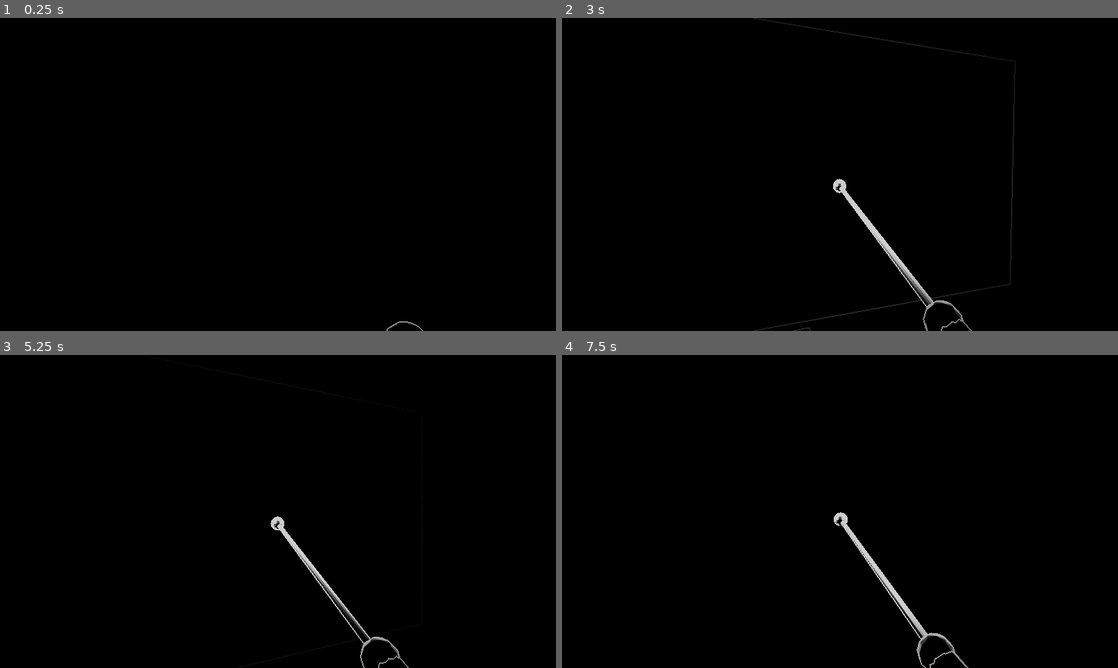
Above: before the commit, frames 1-4 (two rows, left to right).
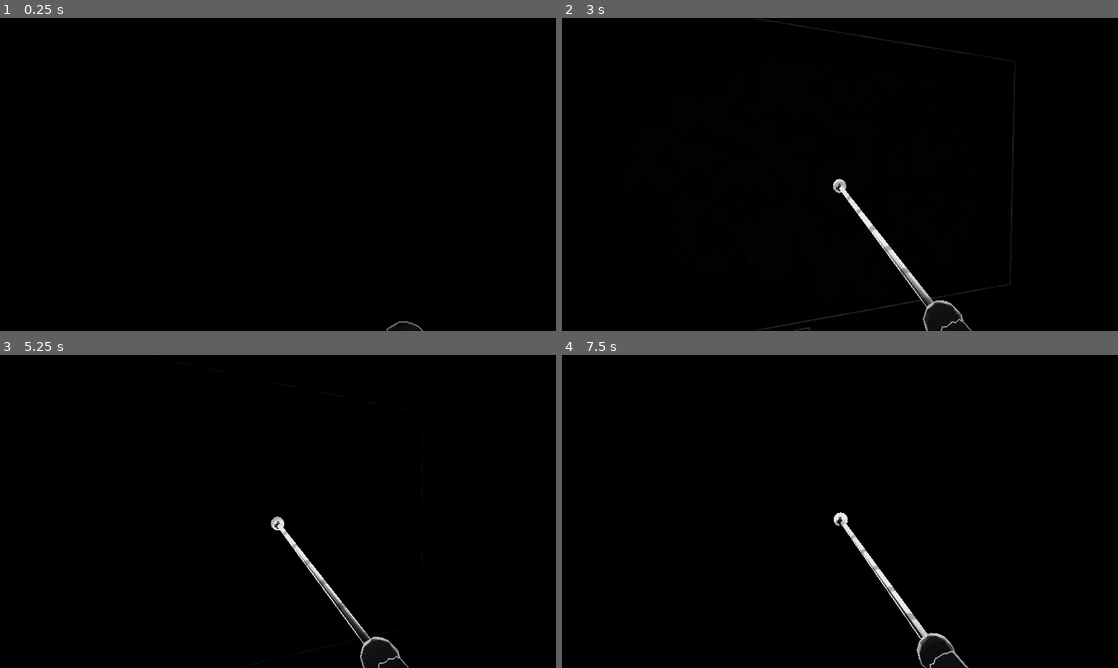
Above: after the commit, the same moments.

Repository: cleveralbatraoz/unseeing
Game: Godot game, scene res://scenes/main.tscn
Two runs of this game, one before a commit and one after it. Both use one fixed random seed, a clock stepped at 60 frames per second and the inputs below.
Inputs (mouse positions are in pixels of both pictures, inside the frame that each line leads up to):
- Up to frame 1 (0.25 s): no input
- Up to frame 2 (3 s): tap Enter at 0.5 s; move the mouse to (867, 174) at 0.52 s; hold W (move_forward) from 0.53 s (still down); click (867, 174) at 0.67 s; move the mouse to (812, 174) at 1.27 s; move the mouse to (851, 168) at 2.02 s; move the mouse to (834, 180) at 2.77 s; click (834, 180) at 2.92 s
- Up to frame 3 (5.25 s): keep holding W (move_forward); move the mouse to (316, 514) at 3.52 s; tap Space at 4.25 s; move the mouse to (233, 508) at 4.27 s; tap Enter at 5 s; move the mouse to (283, 511) at 5.02 s; click (283, 511) at 5.17 s
- Up to frame 4 (7.5 s): move the mouse to (817, 505) at 5.77 s; release W (move_forward) at 5.78 s; hold D (move_right) 5.78-6.53 s; move the mouse to (867, 511) at 6.52 s; hold W (move_forward) from 6.53 s (still down); move the mouse to (812, 511) at 7.27 s; click (812, 511) at 7.42 s

The runs differ from the first frame. In frame 1, less than 0.1% of the frame differs, in the area x 69-75%, y 96-100%; in frame 2, 0.4%; in frame 3, 0.5%; in frame 4, 0.5%, in the area x 49-71%, y 50-100%.

Commit message:
Materials: surfaces answer echoes with their character
New Materials module — a concept cleanly separated from map, hero, and
render wiring. Five kinds (rock, wood, wool, cloth, glass) defined once:
scripts/materials.gd owns instances (cached shared per kind, private on
demand, a registry main drives blindly), shaders/materials.gdshaderinc
owns the visual signatures. When an echo sweeps a surface, its reveal
now carries a minimal cartoon signature — coarse speckle for rock, thin
grain lines for wood, soft fuzz for wool, fine weave for cloth, a clean
face with rare streaks for glass — as procedural monochrome modulation
plus a faint fill in the hearing pass; no texture assets anywhere.
Walls, floor and ceiling are rock; the table and chair are wood; the
hero's cane is wood and their body cloth. Material kind is level data in
map_builder; acoustic per-kind properties are the module's designated
extension point for the audio stage.

Diff:
--- a/game/scripts/main.gd
+++ b/game/scripts/main.gd
@@ -13,14 +13,13 @@
 ## (clock, flicker) that both shader passes consume. Systems never reach
 ## into each other — they meet here.
 
-const DATA_SHADER := preload("res://shaders/data_pass.gdshader")
 const POST_SHADER := preload("res://shaders/hearing_post.gdshader")
 
 var pulses: Pulses
-var data_mat := ShaderMaterial.new()
-var cane_mat := ShaderMaterial.new()   # standing reveal: the hero knows their grip
-var body_mat := ShaderMaterial.new()   # legs/torso: revealed only by waves
+var cane_mat: ShaderMaterial   # wood, with a standing reveal: the hero knows their grip
+var body_mat: ShaderMaterial   # cloth, revealed only by waves
 var post_mat := ShaderMaterial.new()
+var _wave_mats: Array = []     # every material that renders waves
 var player: UnseeingPlayer
 var hero: HeroBody
 
@@ -44,13 +43,13 @@
 	# deterministic flicker for offline frame-comparison runs
 	if not OS.get_environment("UNSEEING_DEMO").is_empty():
 		seed(0x5EED)
-	data_mat.shader = DATA_SHADER
 	post_mat.shader = POST_SHADER
-	for m: ShaderMaterial in [cane_mat, body_mat]:
-		m.shader = DATA_SHADER
+	Materials.reset()
+	cane_mat = Materials.unique(Materials.Kind.WOOD)
 	cane_mat.set_shader_parameter("u_base", 0.85)
+	body_mat = Materials.unique(Materials.Kind.CLOTH)
 	pulses = Pulses.new()
-	MapBuilder.build_world(self, data_mat)
+	MapBuilder.build_world(self)
 	player = UnseeingPlayer.new()
 	player.pulses = pulses
 	add_child(player)
@@ -62,6 +61,8 @@
 	hero.body_mat = body_mat
 	add_child(hero)
 	_setup_post_quad(player.camera)
+	_wave_mats.append_array(Materials.registry())
+	_wave_mats.append(post_mat)
 
 func _process(dt: float) -> void:
 	now += dt
@@ -74,12 +75,12 @@
 		_next_drop = 8.0 + randf() * 10.0
 	if now < _drop_until:
 		_flick *= 0.55
-	for m: ShaderMaterial in [data_mat, cane_mat, body_mat, post_mat]:
+	for m: ShaderMaterial in _wave_mats:
 		m.set_shader_parameter("u_time", now)
 		m.set_shader_parameter("u_flick", _flick)
 	post_mat.set_shader_parameter("u_breath", 1.0 + sin(now * 0.5) * 0.045)
 	post_mat.set_shader_parameter("u_grain_t", fmod(now, 1.0) * 61.7)
-	pulses.apply(now, [data_mat, cane_mat, body_mat, post_mat])
+	pulses.apply(now, _wave_mats)
 	hero.update(now, dt)
 	_demo_tap()
 
--- a/game/scripts/map_builder.gd
+++ b/game/scripts/map_builder.gd
@@ -22,11 +22,11 @@
 	[0.6, 13.0, 4.0, 13.0],
 ]
 
-static func build_world(parent: Node3D, mat: Material) -> void:
+static func build_world(parent: Node3D) -> void:
 	# floor and ceiling as thin slabs; only their inward faces are ever seen
-	_add_box(parent, mat, Vector3(10, -0.05, 10), Vector3(20, 0.1, 20))
-	_add_box(parent, mat, Vector3(10, WALL_H + 0.05, 10), Vector3(20, 0.1, 20))
-	_build_furniture(parent, mat)
+	_add_box(parent, Materials.Kind.ROCK, Vector3(10, -0.05, 10), Vector3(20, 0.1, 20))
+	_add_box(parent, Materials.Kind.ROCK, Vector3(10, WALL_H + 0.05, 10), Vector3(20, 0.1, 20))
+	_build_furniture(parent)
 	for s: Array in SEGS:
 		var horizontal: bool = absf(s[3] - s[1]) < 0.001
 		# the box math trusts axis alignment; a diagonal segment would silently
@@ -40,29 +40,31 @@
 			size = Vector3(absf(s[2] - s[0]) + WALL_T * 2.0, WALL_H, WALL_T * 2.0)
 		else:
 			size = Vector3(WALL_T * 2.0, WALL_H, absf(s[3] - s[1]) + WALL_T * 2.0)
-		_add_box(parent, mat, Vector3(cx, WALL_H * 0.5, cz), size)
+		_add_box(parent, Materials.Kind.ROCK, Vector3(cx, WALL_H * 0.5, cz), size)
 
 ## Furniture near the spawn: waist-height obstacles the border walls can't
 ## teach you about. Waves outline their edges, their bodies carve bites out
 ## of passing wave shells, and the cane's 3D tap ray can strike them directly.
-static func _build_furniture(parent: Node3D, mat: Material) -> void:
+static func _build_furniture(parent: Node3D) -> void:
 	# table ahead-right of spawn: four legs and a top
 	var t := Vector3(4.6, 0, 4.9)
-	_add_box(parent, mat, t + Vector3(0, 0.72, 0), Vector3(0.9, 0.05, 0.6))
+	_add_box(parent, Materials.Kind.WOOD, t + Vector3(0, 0.72, 0), Vector3(0.9, 0.05, 0.6))
 	for lx: float in [-0.4, 0.4]:
 		for lz: float in [-0.24, 0.24]:
-			_add_box(parent, mat, t + Vector3(lx, 0.35, lz), Vector3(0.05, 0.7, 0.05))
+			_add_box(parent, Materials.Kind.WOOD, t + Vector3(lx, 0.35, lz), Vector3(0.05, 0.7, 0.05))
 	# chair beside it, backrest toward the player spawn
 	var c := Vector3(3.9, 0, 5.55)
-	_add_box(parent, mat, c + Vector3(0, 0.45, 0), Vector3(0.4, 0.05, 0.4))
+	_add_box(parent, Materials.Kind.WOOD, c + Vector3(0, 0.45, 0), Vector3(0.4, 0.05, 0.4))
 	for lx: float in [-0.17, 0.17]:
 		for lz: float in [-0.17, 0.17]:
-			_add_box(parent, mat, c + Vector3(lx, 0.22, lz), Vector3(0.04, 0.45, 0.04))
-	_add_box(parent, mat, c + Vector3(-0.18, 0.72, 0), Vector3(0.05, 0.5, 0.4))
+			_add_box(parent, Materials.Kind.WOOD, c + Vector3(lx, 0.22, lz), Vector3(0.04, 0.45, 0.04))
+	_add_box(parent, Materials.Kind.WOOD, c + Vector3(-0.18, 0.72, 0), Vector3(0.05, 0.5, 0.4))
 
 ## One box = a mesh for the data pass + a static collider for the cane rays
-## and player movement.
-static func _add_box(parent: Node3D, mat: Material, center: Vector3, size: Vector3) -> void:
+## and player movement. The material KIND is level data; the instance comes
+## from the Materials module.
+static func _add_box(parent: Node3D, kind: Materials.Kind, center: Vector3, size: Vector3) -> void:
+	var mat := Materials.shared(kind)
 	var body := StaticBody3D.new()
 	body.position = center
 	var mesh := MeshInstance3D.new()
--- /dev/null
+++ b/game/scripts/materials.gd
@@ -0,0 +1,53 @@
+class_name Materials
+extends RefCounted
+## The material concept — a self-contained module, deliberately separated
+## from the map, the hero, and the render wiring.
+##
+## A material is what a surface IS to sound: when an echo sweeps it, the
+## reveal carries a minimal cartoon signature of the surface character —
+## roughness, grain, weave — as a procedural monochrome pattern (defined
+## shader-side in materials.gdshaderinc; this file is the only place that
+## knows which numeric id each kind maps to).
+##
+## Consumers ask for materials by KIND and never touch shader internals:
+##   Materials.shared(Materials.Kind.ROCK)  — cached instance, one per kind,
+##                                            for world geometry
+##   Materials.unique(Materials.Kind.WOOD)  — private instance, for anything
+##                                            needing its own uniforms (the
+##                                            hero's cane carries u_base)
+## Every created material self-registers; main pushes the per-frame wave
+## uniforms to Materials.registry() without knowing what exists.
+##
+## Extension point: per-kind acoustic properties (echo gain, tap sound)
+## belong here when the audio stage lands.
+
+enum Kind { ROCK, WOOD, WOOL, CLOTH, GLASS }
+
+const _DATA_SHADER := preload("res://shaders/data_pass.gdshader")
+
+static var _shared: Dictionary = {}
+static var _registry: Array[ShaderMaterial] = []
+
+## Call once at game start: static state survives scene reloads otherwise.
+static func reset() -> void:
+	_shared.clear()
+	_registry.clear()
+
+static func shared(kind: Kind) -> ShaderMaterial:
+	if not _shared.has(kind):
+		_shared[kind] = _create(kind)
+	return _shared[kind]
+
+static func unique(kind: Kind) -> ShaderMaterial:
+	return _create(kind)
+
+## All live materials, for per-frame uniform application (wave pool, clock).
+static func registry() -> Array[ShaderMaterial]:
+	return _registry
+
+static func _create(kind: Kind) -> ShaderMaterial:
+	var mat := ShaderMaterial.new()
+	mat.shader = _DATA_SHADER
+	mat.set_shader_parameter("u_material", int(kind))
+	_registry.append(mat)
+	return mat
--- a/game/shaders/data_pass.gdshader
+++ b/game/shaders/data_pass.gdshader
@@ -10,8 +10,10 @@
 // WebGL2/Compatibility, and the web build is a first-class target.
 
 #include "res://shaders/pulse_pool.gdshaderinc"
+#include "res://shaders/materials.gdshaderinc"
 
-uniform float u_base = 0.0;   // standing reveal; >0 only for the hero's cane
+uniform float u_base = 0.0;     // standing reveal; >0 only for the hero's cane
+uniform int u_material = 0;     // Materials.Kind — chooses the reveal signature
 
 varying vec3 v_world;
 varying vec3 v_nworld;
@@ -46,6 +48,8 @@
 		reveal = max(reveal, min(flare, 1.0) * atten * cone * gain * peak);
 	}
 	reveal = max(reveal, u_base);
+	// the material speaks: roughness/grain/weave modulates what the echo shows
+	reveal *= material_pattern(v_world, u_material);
 	float vd = length(v_world - CAMERA_POSITION_WORLD);
 	reveal *= (0.9 + 0.1 * u_flick) * exp(-vd * 0.05);
 	// normal id: distinct levels for the six axis directions, continuous for
--- a/game/shaders/hearing_post.gdshader
+++ b/game/shaders/hearing_post.gdshader
@@ -60,6 +60,9 @@
 	float edge = max(smoothstep(0.012, 0.03, lap), smoothstep(0.04, 0.08, nrm));
 	float reveal = max(c_c.r, max(max(c_l.r, c_r.r), max(c_u.r, c_d.r)));
 	vec3 col = vec3(edge * reveal);
+	// the material's cartoon signature: a faint fill inside the swept area —
+	// the pattern itself is baked into R by the data pass
+	col += vec3(0.14 * c_c.r);
 
 	// the waves themselves: rings in the air, cut where the world stands
 	vec3 ndc_far = vec3(uv * 2.0 - 1.0, 1.0);
--- a/game/tests/run_tests.gd
+++ b/game/tests/run_tests.gd
@@ -15,6 +15,7 @@
 	_test_live_count_is_highest_slot()
 	_test_null_space_schedules_no_echoes()
 	_test_map_segments_axis_aligned()
+	_test_materials_module()
 	print("tests: %d passed, %d failed" % [_passes, _fails])
 	quit(1 if _fails > 0 else 0)
 
@@ -79,6 +80,23 @@
 	check(p.live_count(0.1) == 1, "null space: primary emitted")
 	check(p._echoes.size() == 0, "null space: no echoes scheduled")
 
+## Materials are a separate concept: cached shared instances per kind,
+## private instances on demand, and a registry main can drive blindly.
+func _test_materials_module() -> void:
+	Materials.reset()
+	var rock1 := Materials.shared(Materials.Kind.ROCK)
+	var rock2 := Materials.shared(Materials.Kind.ROCK)
+	var wood := Materials.shared(Materials.Kind.WOOD)
+	var solo := Materials.unique(Materials.Kind.WOOD)
+	check(rock1 == rock2, "materials: shared instances cached per kind")
+	check(rock1 != wood, "materials: kinds are distinct materials")
+	check(solo != wood, "materials: unique() returns a private instance")
+	check(int(rock1.get_shader_parameter("u_material")) == int(Materials.Kind.ROCK),
+			"materials: kind id reaches the shader")
+	check(Materials.registry().size() == 3, "materials: registry tracks all created")
+	Materials.reset()
+	check(Materials.registry().size() == 0, "materials: reset clears static state")
+
 ## The map builder's box math trusts axis alignment.
 func _test_map_segments_axis_aligned() -> void:
 	var ok := true
Not shown, added: game/scripts/materials.gd.uid
Not shown, added: game/shaders/materials.gdshaderinc
Not shown, added: game/shaders/materials.gdshaderinc.uid
